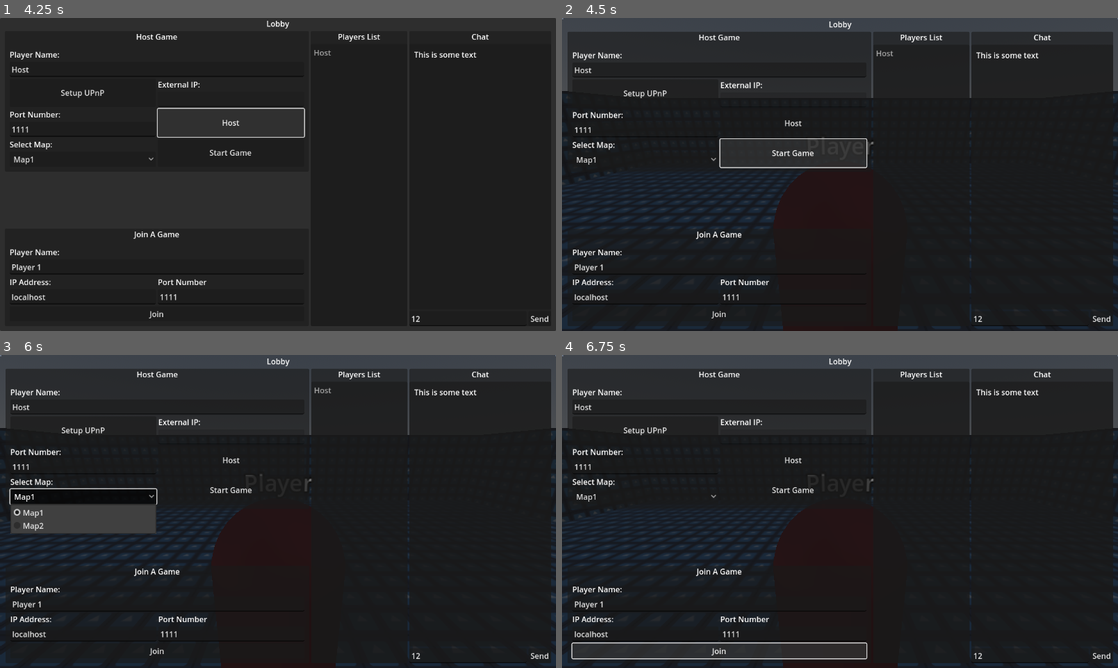
Above: before the commit, frames 1-4 (two rows, left to right).
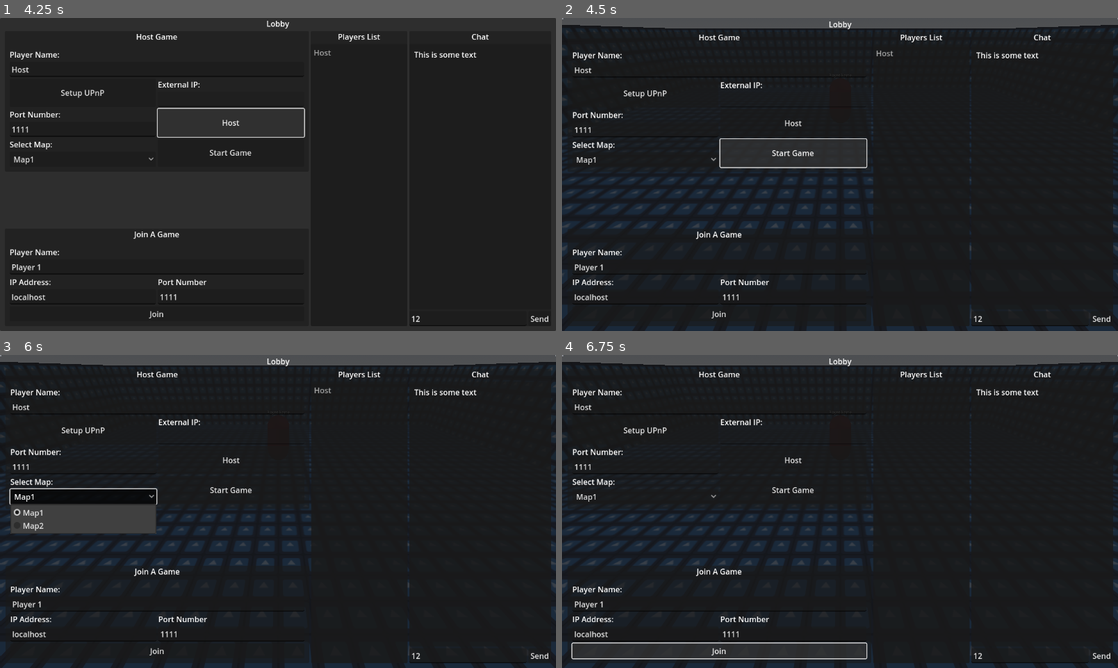
Above: after the commit, the same moments.

Repository: MacdonaldRobinson/Godot4-3D-Multiplayer-Game
Game: Godot game, scene res://CharacterSelector/character_selector.tscn
Two runs of this game, one before a commit and one after it. Both use one fixed random seed, a clock stepped at 60 frames per second and the inputs below. The engine's default icon, where the game draws it, is replaced by a stand-in: a white triangle on a blue panel in a dark square.
Inputs (mouse positions are in pixels of both pictures, inside the frame that each line leads up to):
- Up to frame 1 (4.25 s): click "Select Character" at 0.5 s; click (467, 318) at 1.27 s; type "12" at 1.35 s; click "Setup UPnP" at 2 s; click "Send" at 2.75 s; click "Host" at 3.5 s
- Up to frame 2 (4.5 s): click "Start Game" at 4.25 s
- Up to frame 3 (6 s): click "Start Game" at 5 s; click "Map1" at 5.75 s
- Up to frame 4 (6.75 s): click "Join" at 6.5 s

Frame 1 is identical in both runs. In frame 2, 5.7% of the frame differs, in the area x 0-100%, y 0-100%; in frame 3, 5.5%; in frame 4, 5.7%.
Error before the commit: Assertion failed: UPNP Discovery Failed (res://UI/Lobby/LobbyManagerUI/lobby_manager_ui.gd:181)
Error after the commit: Parse Error: Could not find type "HealthBar" in the current scope. (res://3D/Player/player.gd:13)

Commit message:
Started Adding weapon and bullets

Diff:
--- a/3D/Player/player.gd
+++ b/3D/Player/player.gd
@@ -10,6 +10,7 @@
 @onready var camera: Camera3D = $Camera3D
 @onready var player_name_label: Label3D = $PlayerName
 @onready var character_container: Node3D = $CharacterContainer
+@onready var health_bar: HealthBar = $HealthBar
 
 func _enter_tree():
 	set_multiplayer_authority(name.to_int())
@@ -26,7 +27,7 @@
 
 	if player_data:
 		player_name_label.text = player_data.PlayerName
-
+		health_bar.set_health(player_data.Health)
 		var character_instance: Character = player_data.SelectedCharacter.instantiate()
 
 		for child in character_container.get_children():
--- a/3D/Player/player.tscn
+++ b/3D/Player/player.tscn
@@ -1,7 +1,12 @@
-[gd_scene load_steps=4 format=3 uid="uid://dyxkn7iwmi5bk"]
+[gd_scene load_steps=7 format=3 uid="uid://dyxkn7iwmi5bk"]
 
 [ext_resource type="Script" path="res://3D/Player/player.gd" id="1_87lbp"]
 [ext_resource type="PackedScene" uid="uid://cij7m1iasll73" path="res://3D/Characters/Character1/character_1.tscn" id="2_ofnqp"]
+[ext_resource type="PackedScene" uid="uid://ci7op5fo4e2dw" path="res://3D/Weapons/Weapon1/weapon_1.tscn" id="3_e8rl4"]
+[ext_resource type="PackedScene" uid="uid://8oxk3ylv16t0" path="res://3D/Player/UI/HealthBar/health_bar.tscn" id="3_l2x1o"]
+
+[sub_resource type="ViewportTexture" id="ViewportTexture_ivk1a"]
+viewport_path = NodePath("SubViewportContainer/SubViewport")
 
 [sub_resource type="SceneReplicationConfig" id="SceneReplicationConfig_ikgjf"]
 properties/0/path = NodePath(".:position")
@@ -22,8 +27,13 @@
 
 [node name="Character1" parent="CharacterContainer" instance=ExtResource("2_ofnqp")]
 
+[node name="WeaponContainer" type="Node3D" parent="."]
+transform = Transform3D(1, 0, 0, 0, 1, 0, 0, 0, 1, 0.787735, 0, -0.0865535)
+
+[node name="Weapon1" parent="WeaponContainer" instance=ExtResource("3_e8rl4")]
+
 [node name="Camera3D" type="Camera3D" parent="."]
-transform = Transform3D(1, 0, 0, 0, 0.962032, 0.272935, 0, -0.272935, 0.962032, 0, 1.31329, 1.42939)
+transform = Transform3D(1, 0, 0, 0, 0.951991, 0.306127, 0, -0.306127, 0.951991, 0, 1.74584, 2.37967)
 current = true
 
 [node name="PlayerName" type="Label3D" parent="."]
@@ -31,5 +41,8 @@
 billboard = 2
 text = "Player Name"
 
+[node name="HealthBar" parent="." instance=ExtResource("3_l2x1o")]
+texture = SubResource("ViewportTexture_ivk1a")
+
 [node name="MultiplayerSynchronizer" type="MultiplayerSynchronizer" parent="."]
 replication_config = SubResource("SceneReplicationConfig_ikgjf")
--- a/Scripts/PlayerData.gd
+++ b/Scripts/PlayerData.gd
@@ -4,3 +4,4 @@
 var PeerId: int
 var PlayerName: String
 var SelectedCharacter: PackedScene
+var Health: int = 100
--- a/project.godot
+++ b/project.godot
@@ -60,6 +60,11 @@
 "events": [Object(InputEventKey,"resource_local_to_scene":false,"resource_name":"","device":-1,"window_id":0,"alt_press …(182 unchanged characters)…
 ]
 }
+fire={
+"deadzone": 0.5,
+"events": [Object(InputEventMouseButton,"resource_local_to_scene":false,"resource_name":"","device":-1,"window_id":0,"alt_pressed":false,"shift_pressed":false,"ctrl_pressed":false,"meta_pressed":false,"button_mask":1,"position":Vector2(181, 14),"global_position":Vector2(185, 59),"factor":1.0,"button_index":1,"pressed":true,"double_click":false,"script":null)
+]
+}
 
 [rendering]
 
